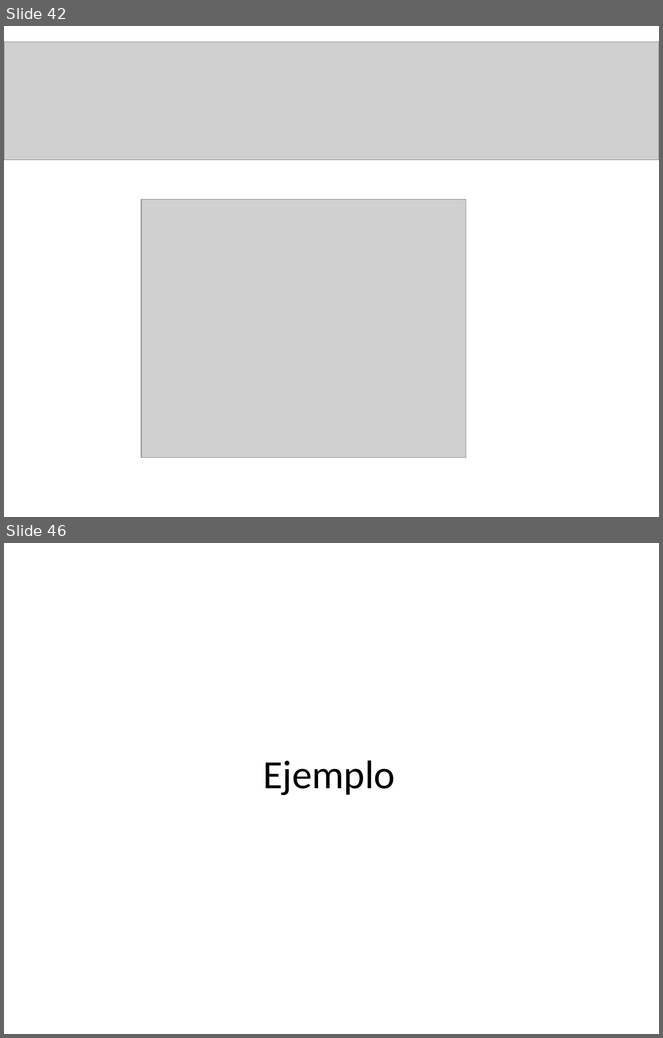
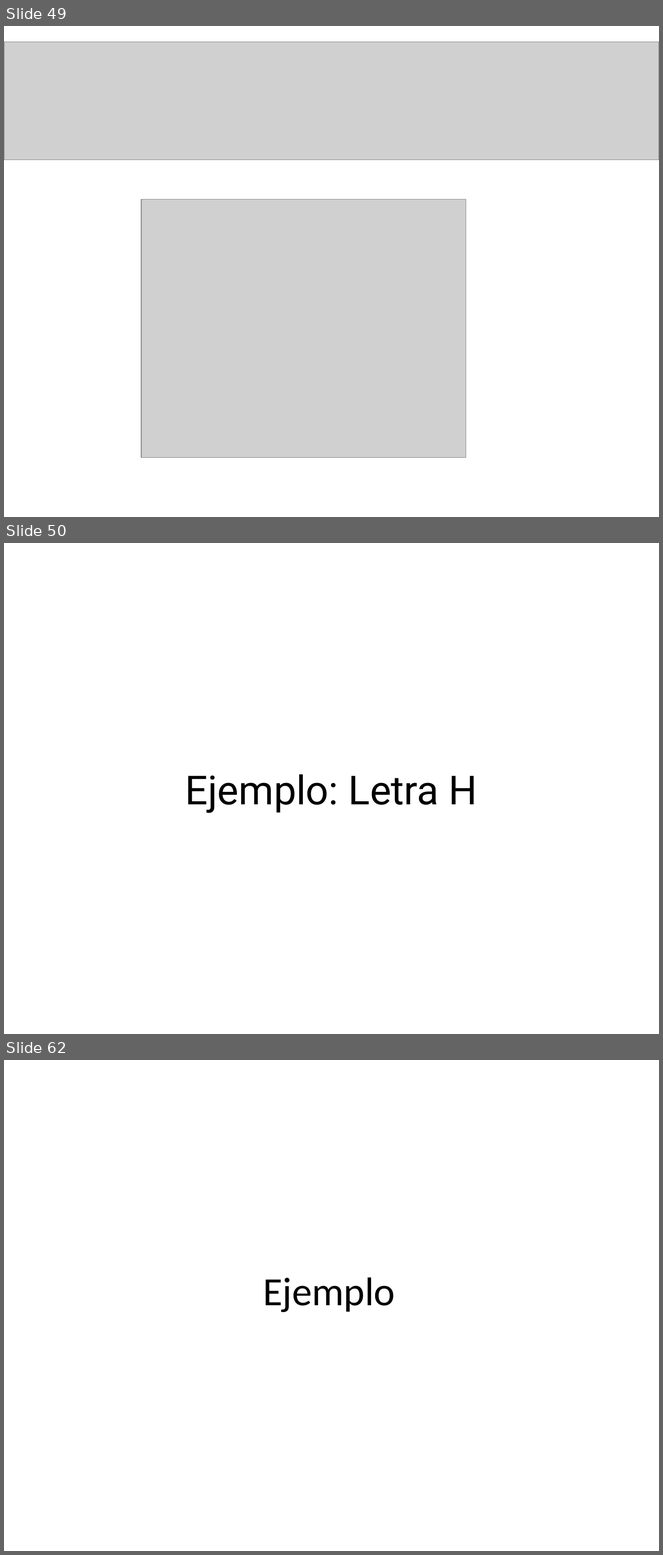
Before and after one commit to MFMG99/patrones, a slide deck: clases/Cap02_Extraccion_de_Caracteristicas/presentations/PAT02_DescriptoresFourier.pptx. Shown one above the other, each under a label of ours: slides 42 and 46 before the commit, slides 49, 50 and 62 after it; the slides between them are not shown. The pictures are 663x1038 and 663x1555 pixels, drawn with LibreOffice and Linux fonts; fonts in the diff are those of the drawing; grey boxes stand for pictures. Boxes give left, top, right and bottom in pixels: in the first picture for what was removed or moved away, otherwise in the second. Text is boxed around its words. In the diff, an @@ line names an element or a change of style, - is before the commit and + after.

```diff
--- a/clases/Cap02_Extraccion_de_Caracteristicas/presentations/PAT02_DescriptoresFourier.pptx
+++ b/clases/Cap02_Extraccion_de_Caracteristicas/presentations/PAT02_DescriptoresFourier.pptx
@@ slide 50 added at [4,543,659,1034], background #FFFFFF @@
@@ title added at [185,774,478,813], 44 pt, text #000000 @@
+Ejemplo: Letra H
@@ what was slide 42 is now slide 49 @@
@@ what was slide 46 is now slide 62 @@
```
Also in this commit, not shown: 6 slides changed, 16 other slides added, 1 slide removed.
